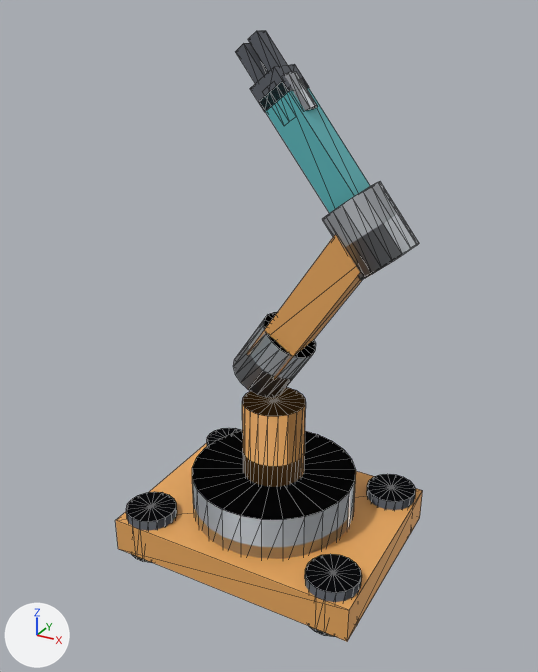
One commit to the glTF model assets/models/RoboticArm.glb: the scene before it, then after it.
Before and after are seen from a 50 mm lens placed at (2.05, -3.8, 3.43), pointed at (-0.01, -0.05, 1.55). The lights are fixed; the arrows at lower left show +X, +Y and +Z. The first picture is the older version. Mesh edges are drawn as thin lines. Where no turn or scale is listed for an object, it has been applied to the vertices.

Objects in the first picture: 'arm_fore', 'arm_upper', 'base', 'column', 'finger_left', 'finger_right', 'foot_bl', 'foot_br', 'foot_fl', 'foot_fr', 'joint_elbow', 'joint_shoulder', 'palm', 'turret', 'wrist'.
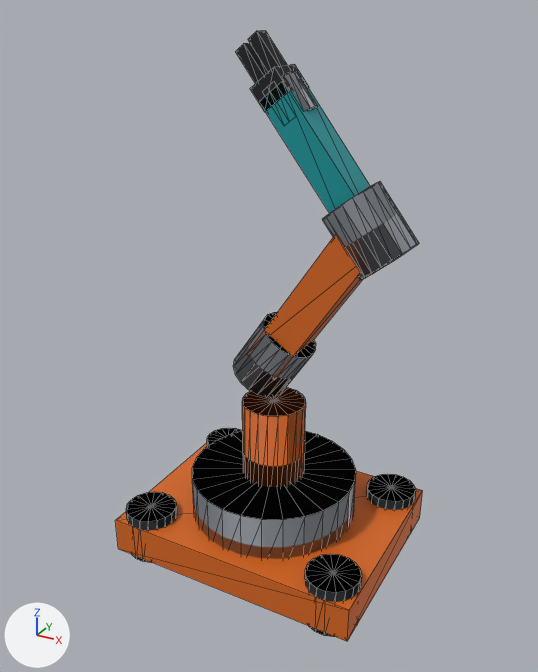
Pixel boxes [x1, y1, x2, y2] of what changed, in the pictures (538 x 672 px):
'base', recoloured (darker): [115, 443, 423, 641] in both
'turret', recoloured (darker): [192, 431, 356, 559] in both
'arm_fore', recoloured (darker): [262, 82, 370, 213] in both
'column', recoloured: [242, 388, 306, 487] in both
'arm_upper', recoloured (darker): [247, 234, 363, 380] in both
'joint_elbow', recoloured (light grey to grey): [322, 182, 419, 280] in both
'joint_shoulder', recoloured (light grey to grey): [233, 312, 315, 397] in both
'foot_fr', recoloured (dark grey to black): [305, 554, 361, 637] in both
'foot_br', recoloured (dark grey to black): [367, 474, 416, 510] in both
'palm', recoloured (dark grey to black): [250, 64, 309, 112] in both
'finger_right', recoloured (dark grey to black): [248, 30, 287, 72] in both
'finger_left', recoloured (dark grey to black): [235, 43, 268, 83] in both
'wrist', recoloured (light grey to grey): [285, 71, 318, 111] in both

Patch to the scene script:
```diff
--- a/assets/models/RoboticArm.glb.py
+++ b/assets/models/RoboticArm.glb.py
@@ mat_body_orange @@
 mat_body_orange = principled_material('body_orange')
-mat_body_orange.base_color = (0.87, 0.42, 0.12)  # orange #f0ad61
+mat_body_orange.base_color = (0.731, 0.147, 0.0137)  # orange #de6b1f
 mat_body_orange.metallic = 0.1
@@ mat_joint_steel @@
 mat_joint_steel = principled_material('joint_steel')
-mat_joint_steel.base_color = (0.66, 0.69, 0.73)  # light grey #d4d8de
+mat_joint_steel.base_color = (0.392, 0.418, 0.462)  # grey #a8adb5
 mat_joint_steel.metallic = 0.85
@@ mat_accent_teal @@
 mat_accent_teal = principled_material('accent_teal')
-mat_accent_teal.base_color = (0.13, 0.55, 0.58)  # cyan #65c4c8
+mat_accent_teal.base_color = (0.0152, 0.366, 0.392)  # cyan #21a3a8
 mat_accent_teal.metallic = 0.3
@@ mat_rubber_dark @@
 mat_rubber_dark = principled_material('rubber_dark')
-mat_rubber_dark.base_color = (0.11, 0.12, 0.14)  # dark grey #5d6169
+mat_rubber_dark.base_color = (0.0116, 0.013, 0.016)  # black #1c1e22
 mat_rubber_dark.metallic = 0.05
```
